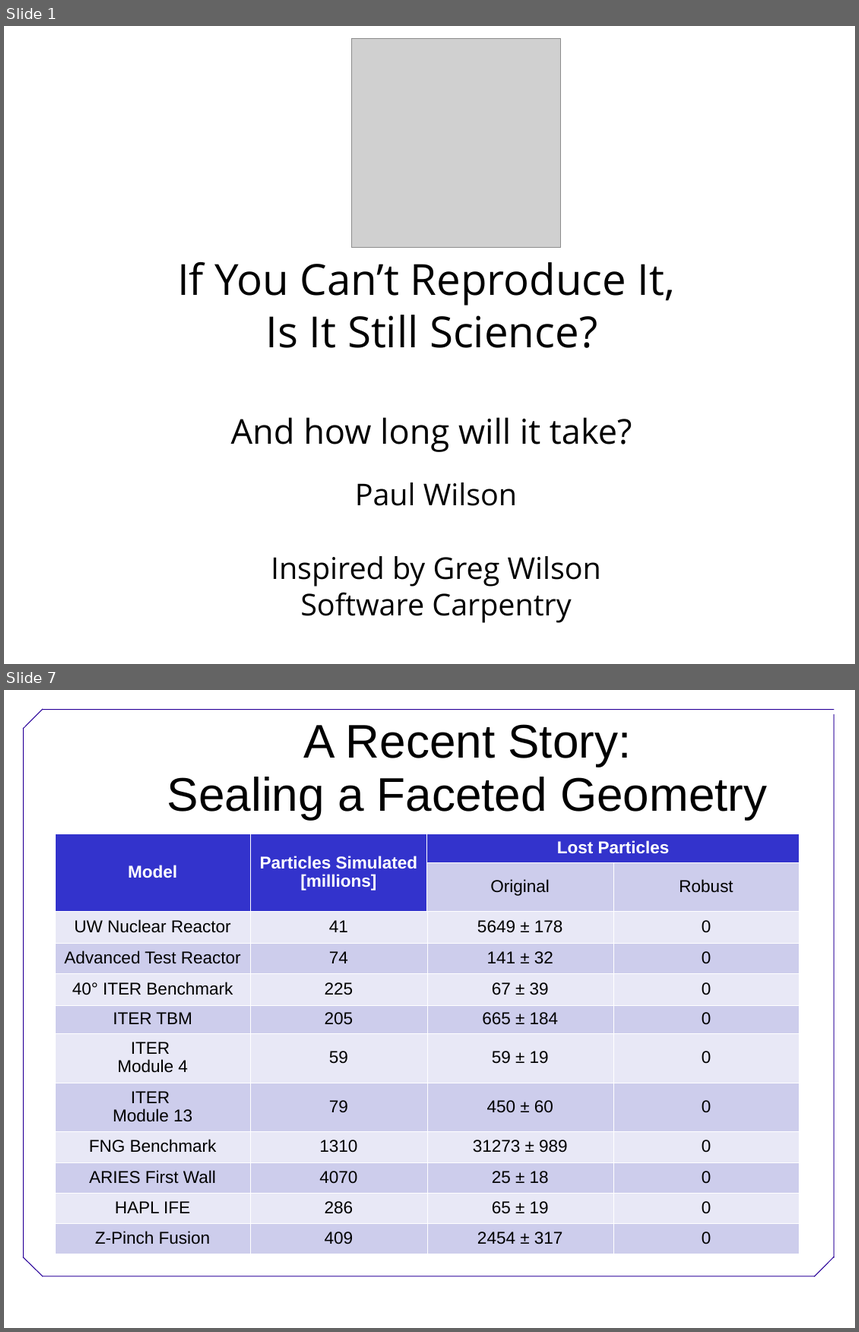
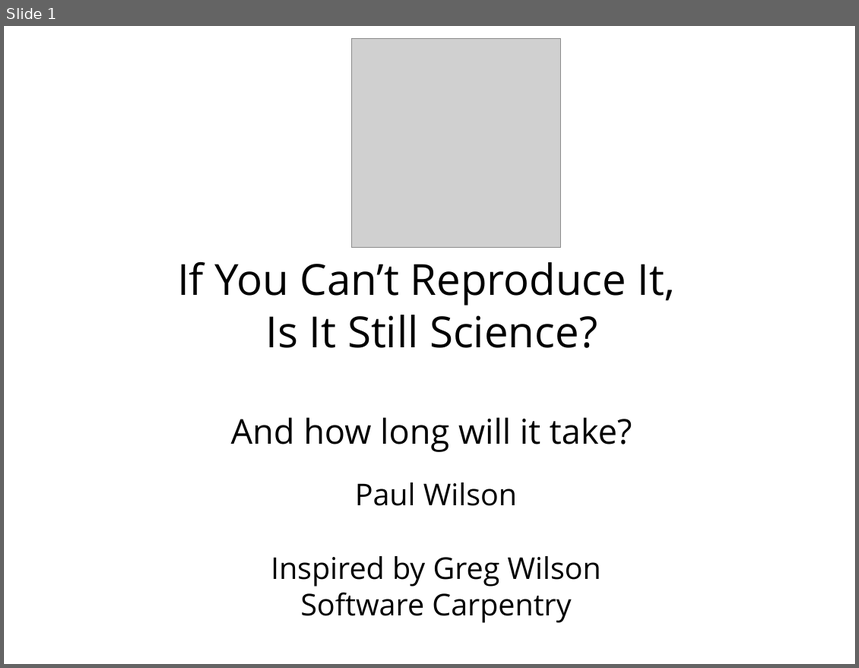
Before and after one commit to uw-ne/ep476, a slide deck: BestPractices.ppt. Shown one above the other, each under a label of ours: slides 1 and 7 before the commit, slide 1 after it; the slides between them are not shown. The pictures are 859x1332 and 859x668 pixels, drawn with LibreOffice and Linux fonts; fonts in the diff are those of the drawing; grey boxes stand for pictures; background and template pictures are left out. Boxes give left, top, right and bottom in pixels: in the first picture for what was removed or moved away, otherwise in the second. Text is boxed around its words. In the diff, an @@ line names an element or a change of style, - is before the commit and + after.

```diff
--- a/BestPractices.ppt
+++ b/BestPractices.ppt
@@ slide 7 removed at [4, 690, 855, 1328], background #FFFFFF @@
@@ text removed at [167, 724, 767, 819] @@
-A Recent Story:
-Sealing a Faceted Geometry
@@ table removed at [55, 834, 800, 1255], 12 rows, 4 columns @@
-Model | Particles Simulated [millions] | Lost Particles | 
- |  | Original | Robust
-UW Nuclear Reactor | 41 | 5649 ± 178 | 0
-Advanced Test Reactor | 74 | 141 ± 32 | 0
-40° ITER Benchmark | 225 | 67 ± 39 | 0
-ITER TBM | 205 | 665 ± 184 | 0
-ITER Module 4 | 59 | 59 ± 19 | 0
-ITER Module 13 | 79 | 450 ± 60 | 0
-FNG Benchmark | 1310 | 31273 ± 989 | 0
-ARIES First Wall | 4070 | 25 ± 18 | 0
-HAPL IFE | 286 | 65 ± 19 | 0
-Z-Pinch Fusion | 409 | 2454 ± 317 | 0
@@ group removed at [23, 709, 835, 1277]: 7 lines @@
```
Also in this commit, not shown: 8 slides changed, 7 other slides removed, 1 other file.
